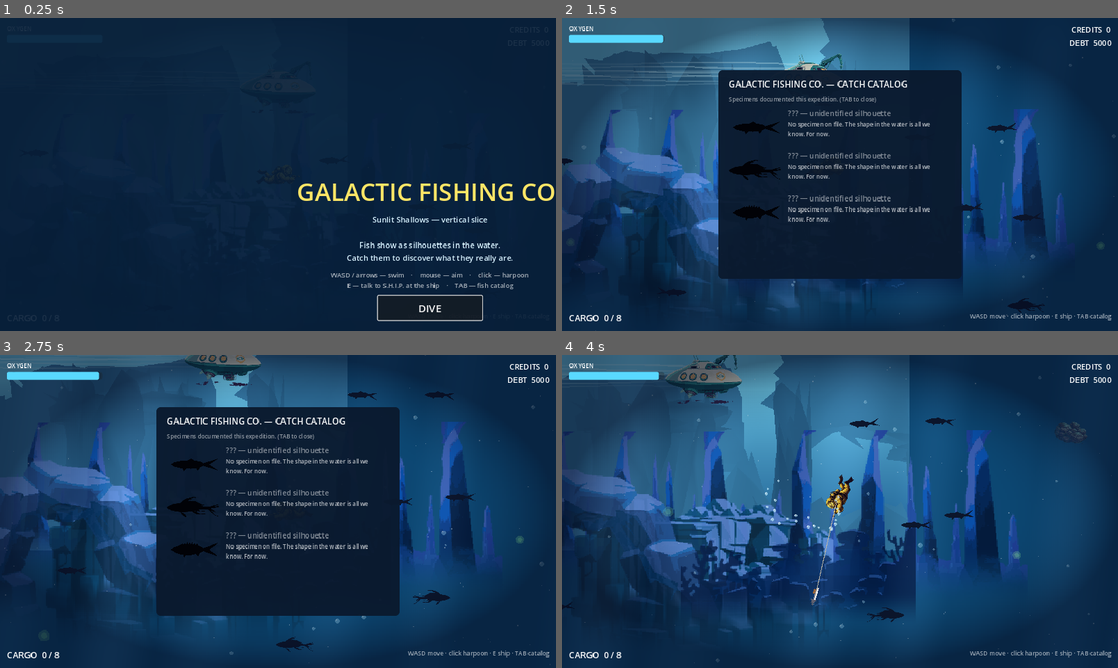
Above: before the commit, frames 1-4 (two rows, left to right).
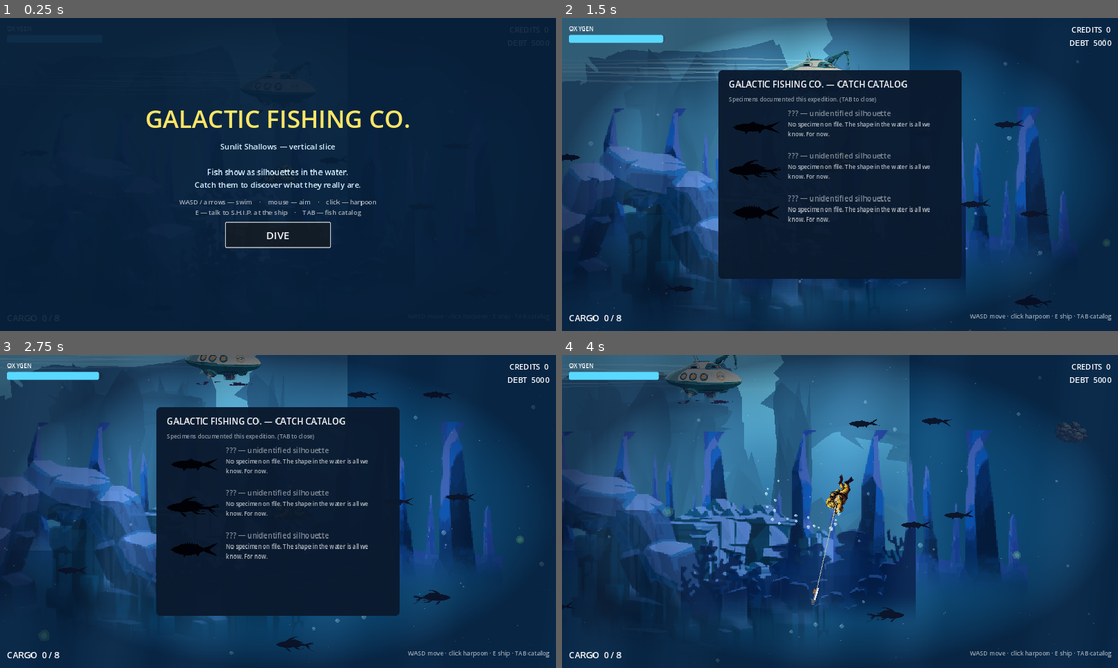
Above: after the commit, the same moments.

Repository: Chowwyie/galactic-fishing-co
Game: Godot game, scene res://scenes/main.tscn
Two runs of this game, one before a commit and one after it. Both use one fixed random seed, a clock stepped at 60 frames per second and the inputs below.
Inputs (mouse positions are in pixels of both pictures, inside the frame that each line leads up to):
- Up to frame 1 (0.25 s): no input
- Up to frame 2 (1.5 s): click "DIVE" at 0.5 s; tap Enter at 1.25 s; move the mouse to (962, 158) at 1.27 s; hold D from 1.28 s (still down); tap Tab at 1.35 s; click (962, 158) at 1.42 s
- Up to frame 3 (2.75 s): move the mouse to (166, 527) at 2.02 s; release D at 2.03 s; hold S from 2.03 s (still down); tap E at 2.1 s
- Up to frame 4 (4 s): move the mouse to (895, 442) at 2.77 s; release S at 2.78 s; hold D 2.78-3.53 s; tap Tab at 2.85 s; move the mouse to (812, 574) at 3.52 s; hold W from 3.53 s (still down); tap E at 3.6 s; click (812, 574) at 3.67 s

The runs differ from the first frame. In frame 1, 4.9% of the frame differs, in the area x 26-100%, y 29-97%; in frame 2, 5.2%, in the area x 0-100%, y 0-100%; in frame 3, 0.3%; in frame 4, less than 0.1%.

Commit message:
Iter14: true-center title screen VBox + full-width bottom anchors for prompt/warn labels (remove PRESET_CENTER magic offsets)

Diff:
--- a/scripts/game.gd
+++ b/scripts/game.gd
@@ -70,7 +70,17 @@
 	bg.set_anchors_preset(Control.PRESET_FULL_RECT)
 	title_layer.add_child(bg)
 	var v := VBoxContainer.new()
-	v.set_anchors_preset(Control.PRESET_CENTER)
+	# true centering: PRESET_CENTER only pins top-left to center
+	v.anchor_left = 0.5
+	v.anchor_top = 0.5
+	v.anchor_right = 0.5
+	v.anchor_bottom = 0.5
+	v.offset_left = -350.0
+	v.offset_top = -190.0
+	v.offset_right = 350.0
+	v.offset_bottom = 190.0
+	v.grow_horizontal = Control.GROW_DIRECTION_BOTH
+	v.grow_vertical = Control.GROW_DIRECTION_BOTH
 	v.custom_minimum_size = Vector2(700, 0)
 	v.alignment = BoxContainer.ALIGNMENT_CENTER
 	v.add_theme_constant_override("separation", 12)
--- a/scripts/hud.gd
+++ b/scripts/hud.gd
@@ -62,17 +62,26 @@
 	add_child(cargo_label)
 	# bottom-center: interact prompt + warnings
 	prompt_label = Label.new()
-	prompt_label.set_anchors_preset(Control.PRESET_CENTER_BOTTOM)
-	prompt_label.position = Vector2(-200, -90)
-	prompt_label.custom_minimum_size = Vector2(400, 30)
+	# full-width bottom anchor: text stays centered for any label width (no magic offsets)
+	prompt_label.anchor_left = 0.0
+	prompt_label.anchor_top = 1.0
+	prompt_label.anchor_right = 1.0
+	prompt_label.anchor_bottom = 1.0
+	prompt_label.offset_top = -90.0
+	prompt_label.offset_bottom = -60.0
+	prompt_label.grow_vertical = Control.GROW_DIRECTION_BEGIN
 	prompt_label.horizontal_alignment = HORIZONTAL_ALIGNMENT_CENTER
 	prompt_label.add_theme_font_size_override("font_size", 20)
 	prompt_label.visible = false
 	add_child(prompt_label)
 	warn_label = Label.new()
-	warn_label.set_anchors_preset(Control.PRESET_CENTER_BOTTOM)
-	warn_label.position = Vector2(-300, -130)
-	warn_label.custom_minimum_size = Vector2(600, 30)
+	warn_label.anchor_left = 0.0
+	warn_label.anchor_top = 1.0
+	warn_label.anchor_right = 1.0
+	warn_label.anchor_bottom = 1.0
+	warn_label.offset_top = -130.0
+	warn_label.offset_bottom = -100.0
+	warn_label.grow_vertical = Control.GROW_DIRECTION_BEGIN
 	warn_label.horizontal_alignment = HORIZONTAL_ALIGNMENT_CENTER
 	warn_label.add_theme_font_size_override("font_size", 22)
 	warn_label.add_theme_color_override("font_color", Color(1.0, 0.45, 0.35))
